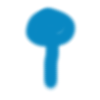
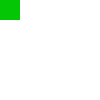
Layers edited between the first and the second 100px x 100px image:
added layer "Layer #6" above "Layer #5" over [0, 0, 20, 20]
hid "Layer #5" over [23, 5, 78, 92]
